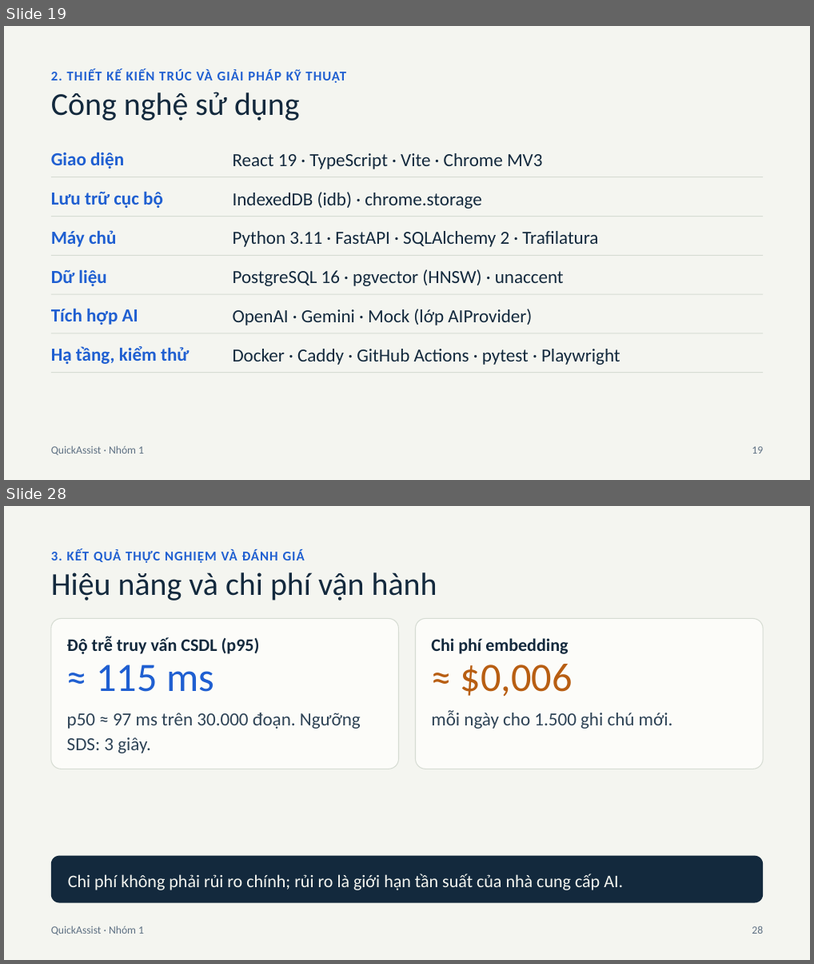
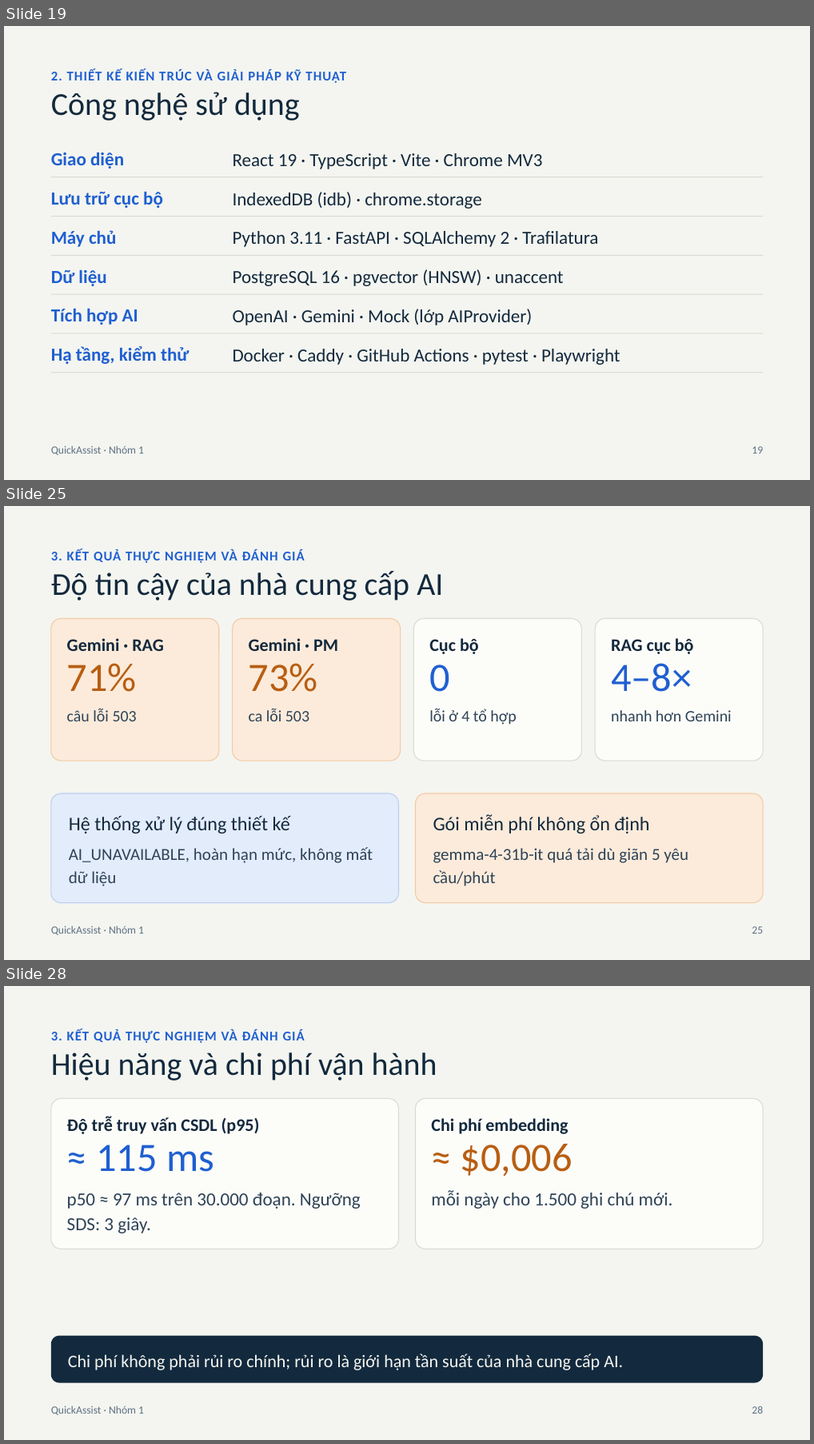
Before and after one commit to watashiwalds/quick-assist-ext, a slide deck: docs/specs/Presentation_Nhom01.pptx. Shown one above the other, each under a label of ours: slides 19 and 28 before the commit, slides 19, 25 and 28 after it; the slides between them are not shown. The pictures are 814x964 and 814x1444 pixels, drawn with LibreOffice and Linux fonts; fonts in the diff are those of the drawing. Boxes give left, top, right and bottom in pixels: in the first picture for what was removed or moved away, otherwise in the second. Text is boxed around its words. In the diff, an @@ line names an element or a change of style, - is before the commit and + after.

```diff
--- a/docs/specs/Presentation_Nhom01.pptx
+++ b/docs/specs/Presentation_Nhom01.pptx
@@ slide 25 added at bbox=[4, 506, 810, 960], background #F4F5F0 @@
@@ text added at bbox=[51, 550, 305, 563], 16 pt, text #1F5FD1, bold @@
+3. KẾT QUẢ THỰC NGHIỆM VÀ ĐÁNH GIÁ
@@ text added at bbox=[51, 571, 443, 600], 38 pt, text #13293D @@
+Độ tin cậy của nhà cung cấp AI
@@ rounded rectangle added at bbox=[51, 619, 219, 760], fill #FCEBDB, outline #F2C9A3 1 pt @@
@@ rounded rectangle added at bbox=[233, 619, 401, 760], fill #FCEBDB, outline #F2C9A3 1 pt @@
@@ rounded rectangle added at bbox=[414, 619, 582, 760], fill #FCFCF9, outline #D6DCD3 1 pt @@
@@ rounded rectangle added at bbox=[596, 619, 764, 760], fill #FCFCF9, outline #D6DCD3 1 pt @@
@@ text added at bbox=[67, 638, 164, 651], 21 pt, text #13293D, bold @@
+Gemini · RAG
@@ text added at bbox=[249, 638, 338, 651], 21 pt, text #13293D, bold @@
+Gemini · PM
@@ text added at bbox=[430, 638, 479, 654], 21 pt, text #13293D, bold @@
+Cục bộ
@@ text added at bbox=[611, 638, 694, 654], 21 pt, text #13293D, bold @@
+RAG cục bộ
@@ text added at bbox=[67, 663, 137, 692], 48 pt, text #B85E12 @@
+71%
@@ text added at bbox=[249, 663, 318, 692], 48 pt, text #B85E12 @@
+73%
@@ text added at bbox=[430, 664, 450, 692], 48 pt, text #1F5FD1 @@
+0
@@ text added at bbox=[611, 663, 692, 692], 48 pt, text #1F5FD1 @@
+4–8×
@@ text added at bbox=[67, 708, 137, 721], 19 pt, text #2E4356 @@
+câu lỗi 503
@@ text added at bbox=[249, 708, 310, 721], 19 pt, text #2E4356 @@
+ca lỗi 503
@@ text added at bbox=[430, 708, 516, 724], 19 pt, text #2E4356 @@
+lỗi ở 4 tổ hợp
@@ text added at bbox=[611, 710, 732, 721], 19 pt, text #2E4356 @@
+nhanh hơn Gemini
@@ rounded rectangle added at bbox=[51, 793, 399, 903], fill #E3ECFB, outline #B9CDF2 1 pt @@
@@ rounded rectangle added at bbox=[416, 793, 764, 903], fill #FCEBDB, outline #F2C9A3 1 pt @@
@@ text added at bbox=[69, 816, 290, 833], 23 pt, text #13293D @@
+Hệ thống xử lý đúng thiết kế
@@ text added at bbox=[434, 814, 650, 833], 23 pt, text #13293D @@
+Gói miễn phí không ổn định
@@ text added at bbox=[69, 847, 374, 886], 20 pt, text #2E4356 @@
+AI_UNAVAILABLE, hoàn hạn mức, không mất dữ liệu
@@ text added at bbox=[434, 848, 689, 886], 20 pt, text #2E4356 @@
+gemma-4-31b-it quá tải dù giãn 5 yêu cầu/phút
@@ text added at bbox=[51, 925, 144, 935], 13 pt, text #5F7184 @@
+QuickAssist · Nhóm 1
@@ text added at bbox=[752, 926, 763, 933], 13 pt, text #5F7184 @@
+25
```
Also in this commit, not shown: 5 slides changed, 5 other slides added, 6 slides removed, 4 other files.
